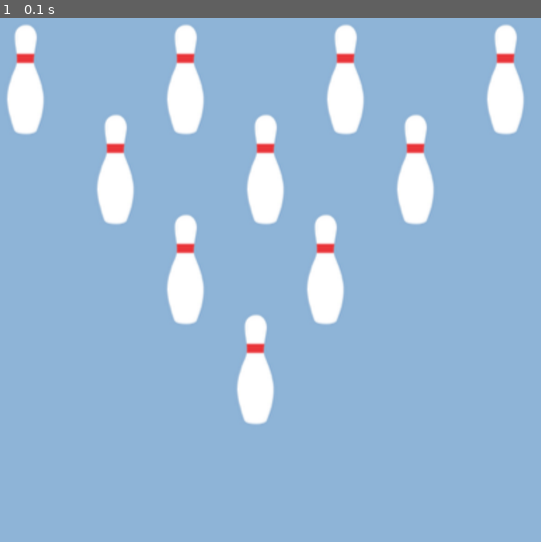
Above: before the commit, frame 1.
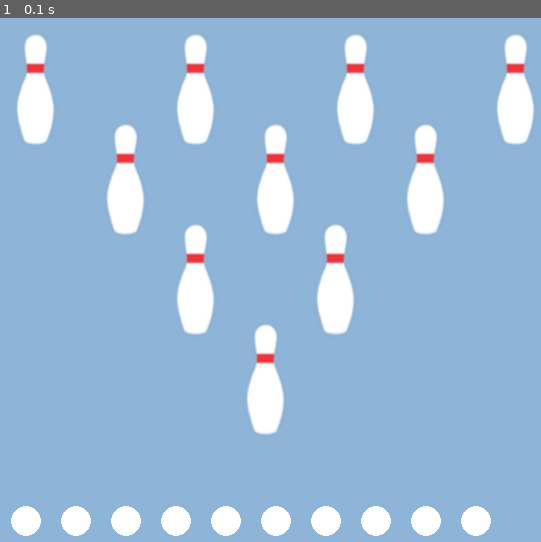
Above: after the commit, the same moment.

Repository: Lucytheanimefan/Center-for-Advanced-HindSight-Games
Game: pygame game, started from Bowling game/bowling_GUI.py
Two runs of this game, one before a commit and one after it. Both use one fixed random seed, a clock stepped at 60 frames per second and the inputs below. The source is Python 2; it was converted automatically to run under Python 3.
Inputs:
- Up to frame 1 (0.1 s): no input

The runs differ from the first frame. In frame 1, 12% of the frame differs, in the area x 1-99%, y 1-99%.

Commit message:
Added white bowling ball images

Diff:
--- a/Bowling game/bowling_GUI.py
+++ b/Bowling game/bowling_GUI.py
@@ -12,7 +12,11 @@
 fpsClock=pygame.time.Clock()
 
 #graphics/images
+PIN_Y=50 #uppermost left pin y-coordinate
+PIN_X=20 #uppermost left pin x-coordinate
 PIN_SOLID=pygame.image.load('bowling_pin_solid.png')
+BALL_Y=550
+BALL_X=50
 
 pygame.init()
 DISPLAYSURF=pygame.display.set_mode((WIDTH,HEIGHT))
@@ -23,23 +27,29 @@
 def displayPins(DISPLAYSURF):
 	dx=0
 	for i in range(4):
-		DISPLAYSURF.blit(PIN_SOLID,(10+dx,40))
+		DISPLAYSURF.blit(PIN_SOLID,(PIN_X+dx,PIN_Y))
 		dx=dx+160
 	dx=0
 	for j in range(3):
-		DISPLAYSURF.blit(PIN_SOLID,(100+dx,130))
+		DISPLAYSURF.blit(PIN_SOLID,(PIN_X+90+dx,PIN_Y+90))
 		dx=dx+150
 	dx=0
 	for k in range(2):
-		DISPLAYSURF.blit(PIN_SOLID,(170+dx,230))
+		DISPLAYSURF.blit(PIN_SOLID,(PIN_X+160+dx,PIN_Y+190))
 		dx=dx+140
-	DISPLAYSURF.blit(PIN_SOLID,(240,330))
+	DISPLAYSURF.blit(PIN_SOLID,(PIN_X+230,PIN_Y+290))
 
+def displayBallsLeft(DISPLAYSURF):
+	dx=0
+	for i in range(10):
+		BALL=pygame.draw.circle(DISPLAYSURF, (255,255,255), (BALL_X+dx,BALL_Y),15,0)
+		dx=dx+50
 #main game loop
 while True:
     for event in pygame.event.get():
     	#display pins to knock down
     	displayPins(DISPLAYSURF)
+    	displayBallsLeft(DISPLAYSURF)
         if event.type==QUIT:
             pygame.quit()
             sys.exit()
